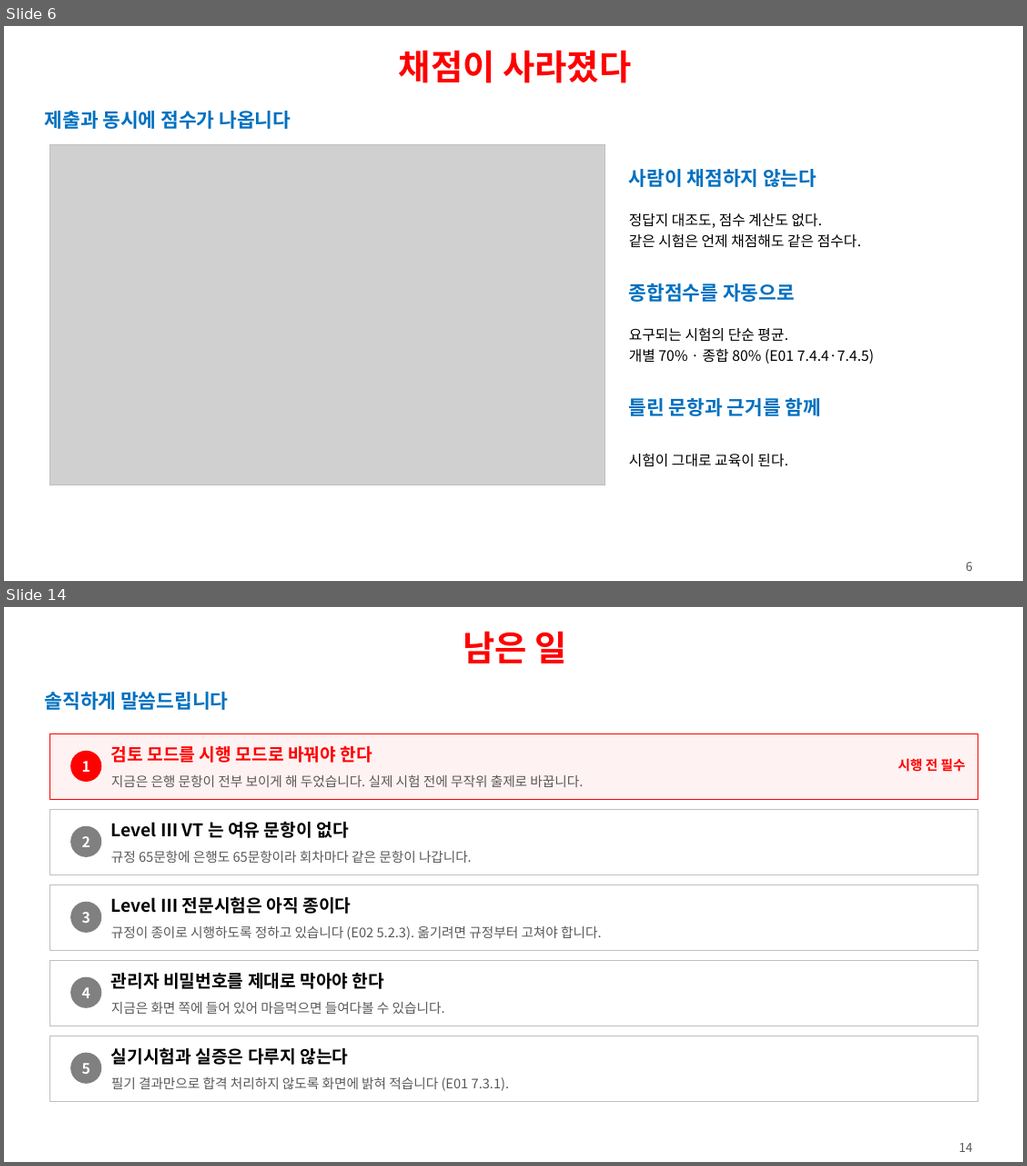
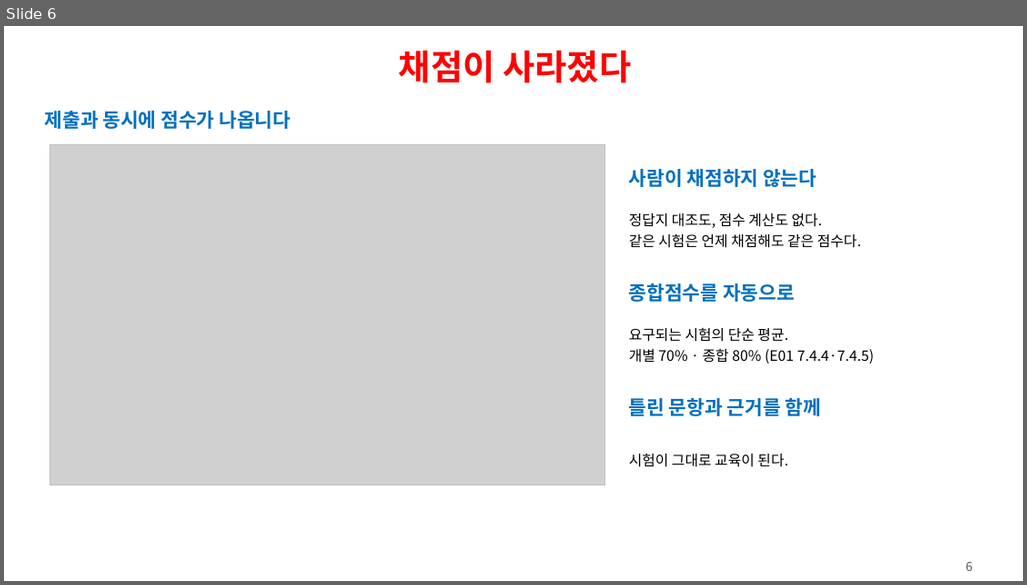
Before and after one commit to ys1277-sys/HIENDT-CBT, a slide deck: docs/발표자료-CBT-2026-08.pptx. Shown one above the other, each under a label of ours: slides 6 and 14 before the commit, slide 6 after it; the slides between them are not shown. The pictures are 1027x1166 and 1027x585 pixels, drawn with LibreOffice and Linux fonts; fonts in the diff are those of the drawing; grey boxes stand for pictures. Boxes give left, top, right and bottom in pixels: in the first picture for what was removed or moved away, otherwise in the second. Text is boxed around its words. In the diff, an @@ line names an element or a change of style, - is before the commit and + after.

```diff
--- a/docs/발표자료-CBT-2026-08.pptx
+++ b/docs/발표자료-CBT-2026-08.pptx
@@ slide 14 removed at [4,607,1023,1162], background #FFFFFF @@
@@ text removed at [463,631,567,663] @@
-남은 일
@@ text removed at [45,692,228,710] @@
-솔직하게 말씀드립니다
@@ rectangle removed at [50,734,978,799] @@
@@ ellipse removed at [70,751,101,782] @@
@@ text removed at [82,761,90,772] @@
-1
@@ text removed at [111,746,372,763] @@
-검토 모드를 시행 모드로 바꿔야 한다
@@ text removed at [899,758,966,772] @@
-시행 전 필수
@@ text removed at [111,774,583,787] @@
-지금은 은행 문항이 전부 보이게 해 두었습니다. 실제 시험 전에 무작위 출제로 바꿉니다.
@@ rectangle removed at [50,810,978,875] @@
@@ text removed at [111,821,348,838] @@
-Level Ⅲ VT 는 여유 문항이 없다
@@ ellipse removed at [70,826,101,857] @@
@@ text removed at [82,836,90,847] @@
-2
@@ text removed at [111,850,472,863] @@
-규정 65문항에 은행도 65문항이라 회차마다 같은 문항이 나갑니다.
@@ rectangle removed at [50,885,978,950] @@
@@ ellipse removed at [70,901,101,933] @@
@@ text removed at [111,896,351,914] @@
-Level Ⅲ 전문시험은 아직 종이다
@@ text removed at [82,912,90,923] @@
-3
@@ text removed at [111,925,601,940] @@
-규정이 종이로 시행하도록 정하고 있습니다 (E02 5.2.3). 옮기려면 규정부터 고쳐야 합니다.
@@ rectangle removed at [50,961,978,1026] @@
@@ ellipse removed at [70,976,101,1008] @@
@@ text removed at [82,987,90,998] @@
-4
@@ text removed at [111,973,384,989] @@
-관리자 비밀번호를 제대로 막아야 한다
@@ text removed at [111,1002,445,1014] @@
-지금은 화면 쪽에 들어 있어 마음먹으면 들여다볼 수 있습니다.
@@ rectangle removed at [50,1036,978,1101] @@
@@ ellipse removed at [70,1052,101,1083] @@
@@ text removed at [82,1063,90,1074] @@
-5
@@ text removed at [111,1047,348,1065] @@
-실기시험과 실증은 다루지 않는다
@@ text removed at [111,1077,510,1091] @@
-필기 결과만으로 합격 처리하지 않도록 화면에 밝혀 적습니다 (E01 7.3.1).
@@ text removed at [960,1143,973,1152] @@
-14
```
Also in this commit, not shown: 8 slides changed, 3 slides added, 1 other slide removed, 1 other file.
